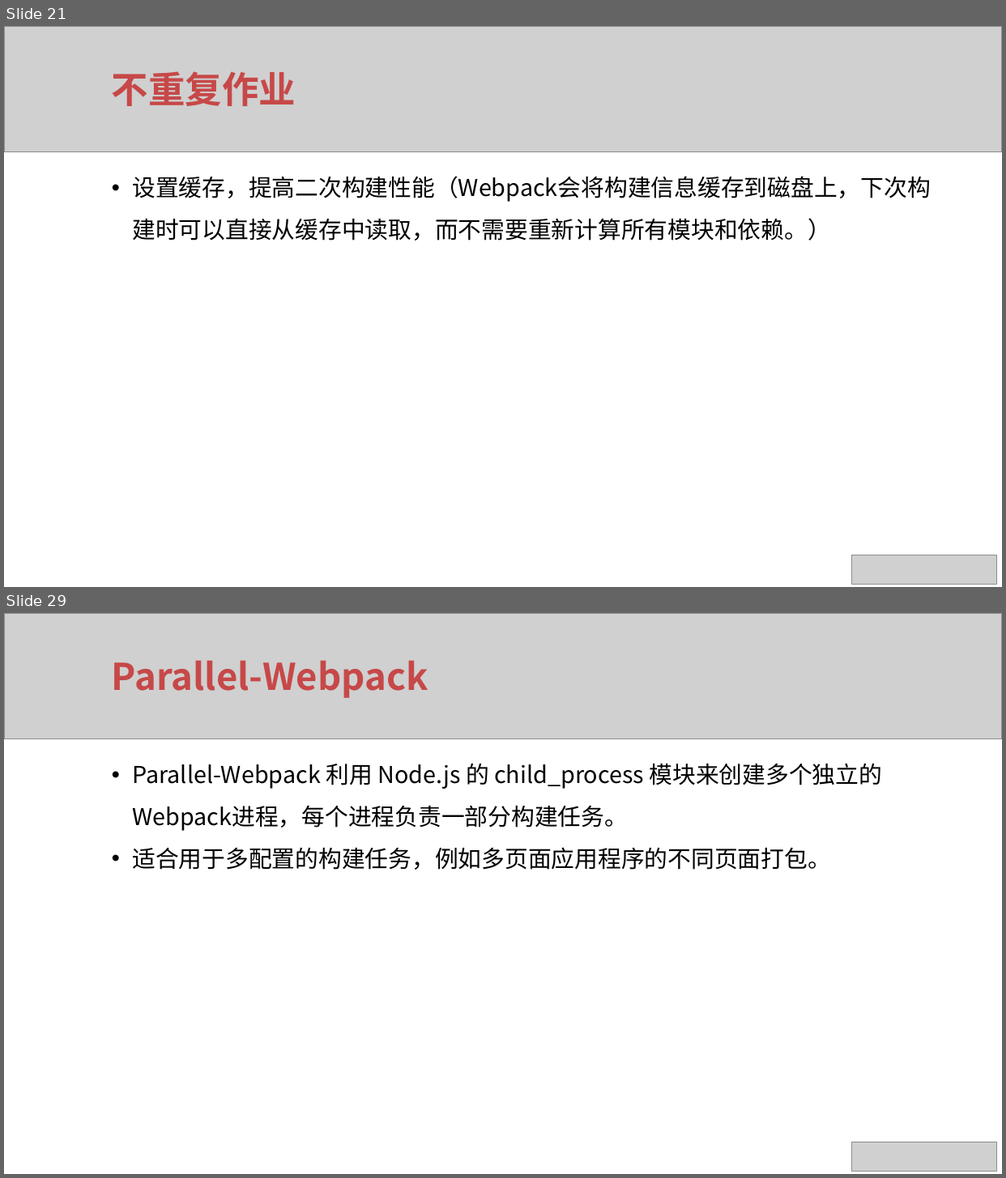
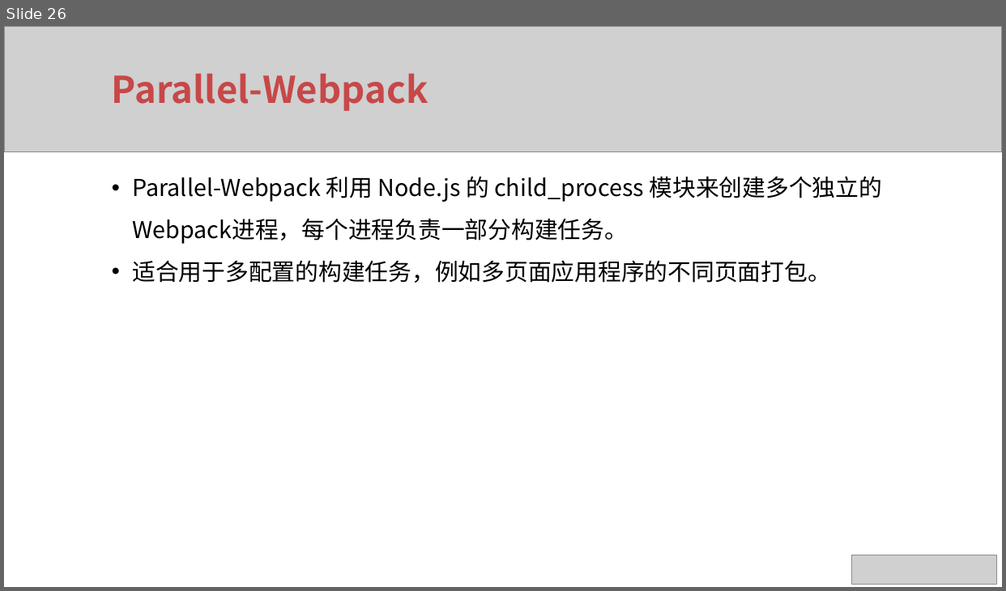
Before and after one commit to xuqunhai/python, a slide deck: rx/Vue项目最佳实践.pptx. Shown one above the other, each under a label of ours: slides 21 and 29 before the commit, slide 26 after it; the slides between them are not shown. The pictures are 1006x1178 and 1006x591 pixels, drawn with LibreOffice and Linux fonts; fonts in the diff are those of the drawing; grey boxes stand for pictures. Boxes give left, top, right and bottom in pixels: in the first picture for what was removed or moved away, otherwise in the second. Text is boxed around its words. In the diff, an @@ line names an element or a change of style, - is before the commit and + after.

```diff
--- a/rx/Vue项目最佳实践.pptx
+++ b/rx/Vue项目最佳实践.pptx
@@ slide 21 removed at [4,26,1002,587], background #FFFFFF @@
@@ picture removed at [4,26,1002,152] @@
@@ text removed at [112,71,296,106] @@
-不重复作业
@@ text removed at [132,176,930,241] @@
-• 设置缓存，提高二次构建性能（Webpack会将构建信息缓存到磁盘上，下次构建时可以直接从缓存中读取，而不需要重新计算所有模块和依赖。）
@@ picture removed at [852,556,997,585] @@
@@ what was slide 29 is now slide 26 @@
```
Also in this commit, not shown: 23 slides changed, 2 slides added, 4 other slides removed, 5 other files.
